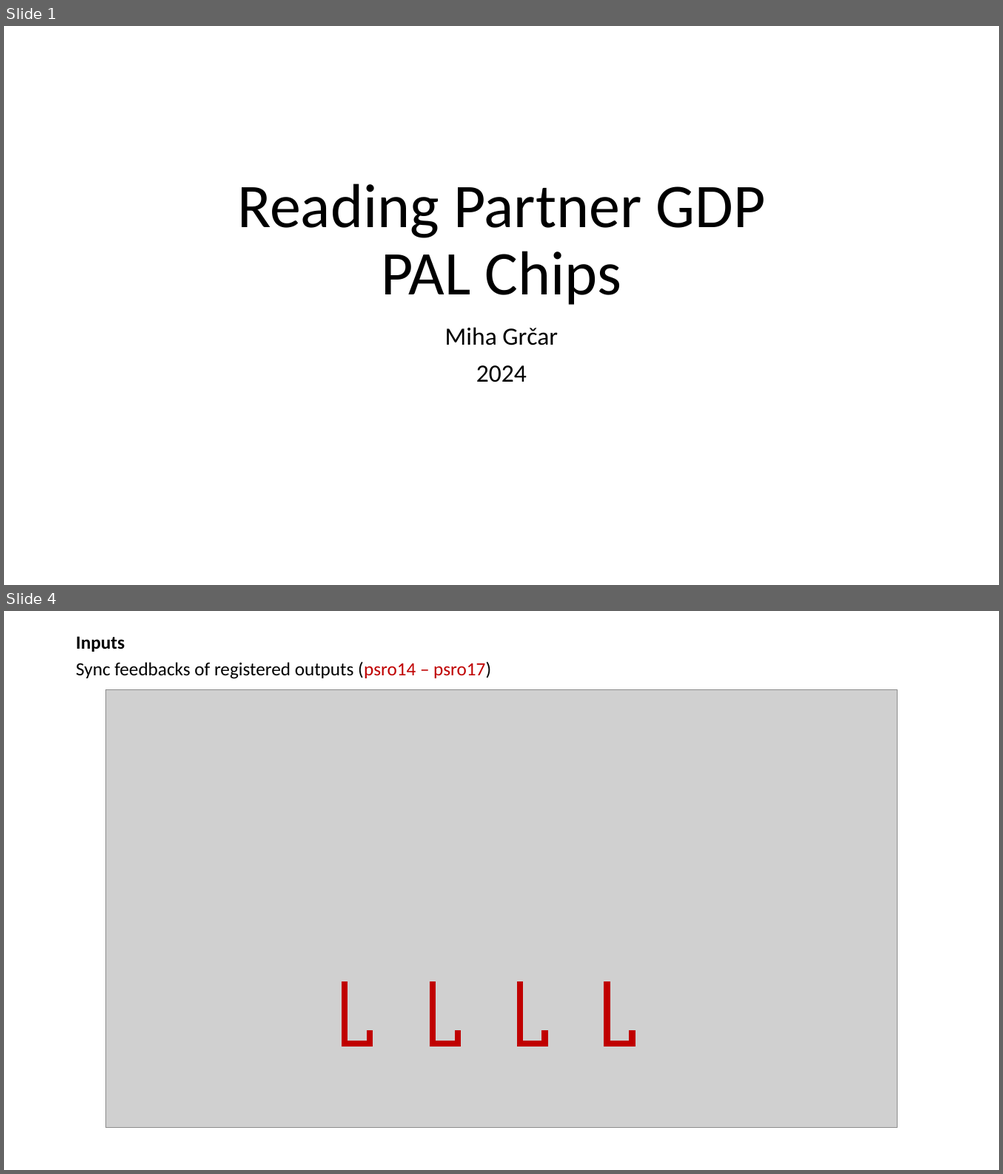
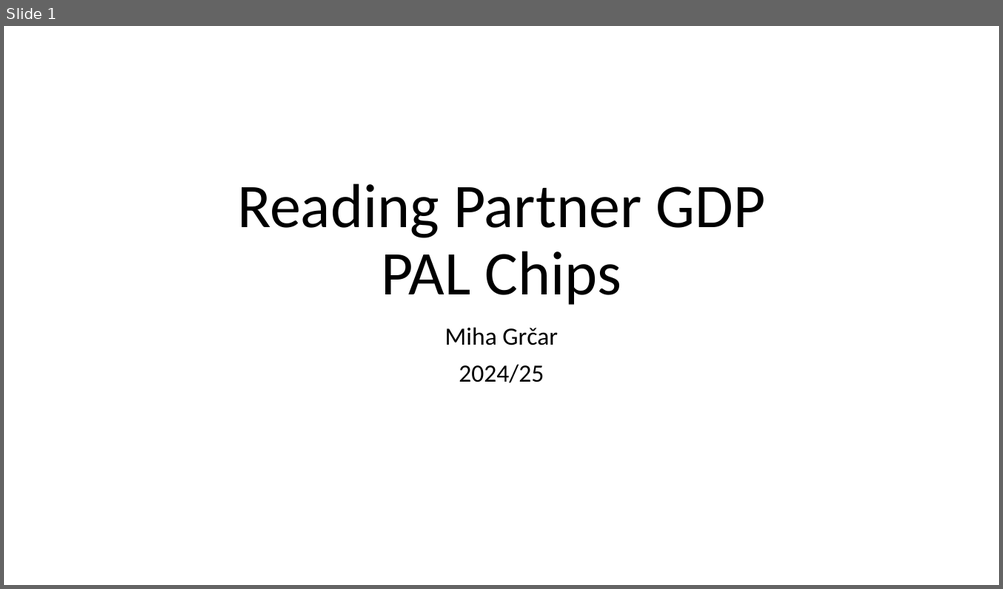
Before and after one commit to OddbitCoder/GdpPalAnalyzer, a slide deck: docs/PAL.pptx. Shown one above the other, each under a label of ours: slides 1 and 4 before the commit, slide 1 after it; the slides between them are not shown. The pictures are 1003x1174 and 1003x589 pixels, drawn with LibreOffice and Linux fonts; fonts in the diff are those of the drawing; grey boxes stand for pictures. Boxes give left, top, right and bottom in pixels: in the first picture for what was removed or moved away, otherwise in the second. Text is boxed around its words. In the diff, an @@ line names an element or a change of style, - is before the commit and + after.

```diff
--- a/docs/PAL.pptx
+++ b/docs/PAL.pptx
@@ slide 4 removed at <box>4,611,999,1170</box>, background #FFFFFF @@
@@ text removed at <box>76,636,125,652</box> @@
-Inputs
@@ text removed at <box>76,661,491,679</box> @@
-Sync feedbacks of registered outputs (psro14 – psro17)
@@ picture removed at <box>105,690,897,1129</box> @@
@@ freeform shape removed at <box>345,982,370,1045</box> @@
@@ freeform shape removed at <box>433,982,458,1045</box> @@
@@ freeform shape removed at <box>520,982,545,1045</box> @@
@@ freeform shape removed at <box>607,982,632,1045</box> @@
@@ slide 1 changed as well @@
@@ subtitle at <box>458,364,543,383</box>: text changed @@
-2024
+2024/25
```
Also in this commit, not shown: 4 slides added, 9 other slides removed.
